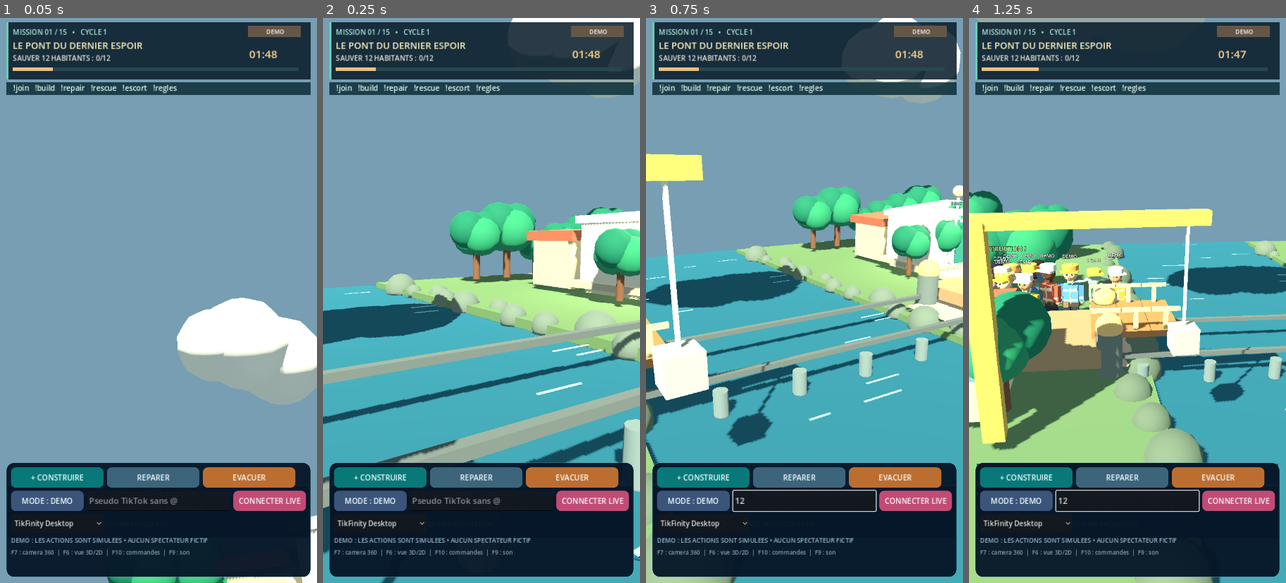
Above: before the commit, frames 1-4 (left to right).
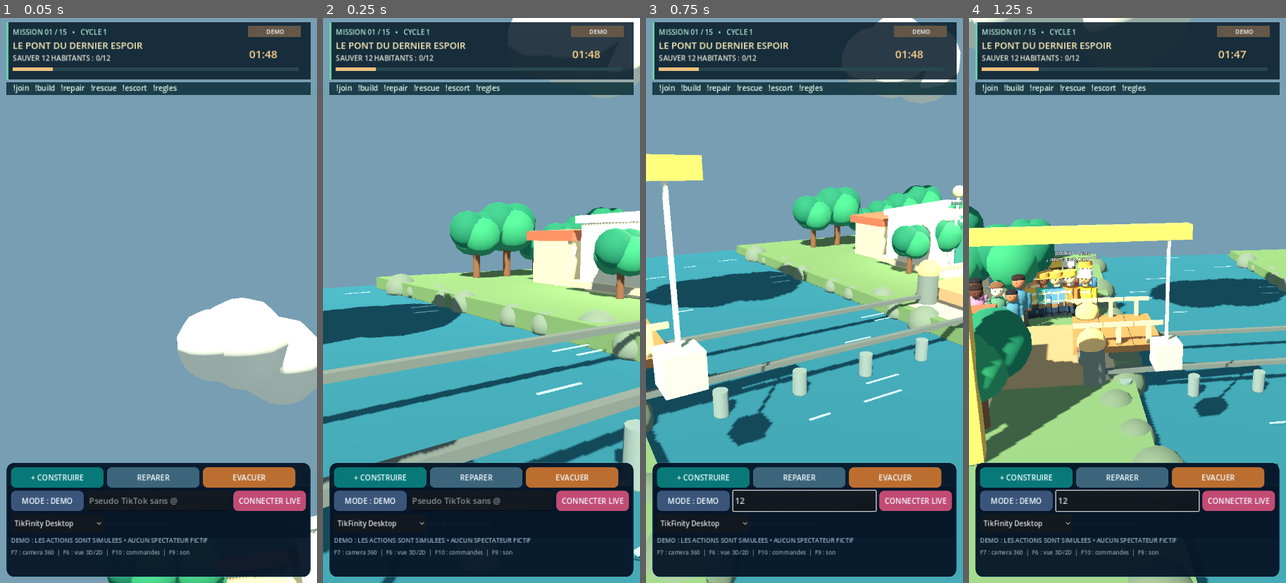
Above: after the commit, the same moments.

Repository: Hsergo/LIVE-BATTLES
Game: Godot game, scene res://main.tscn
Two runs of this game, one before a commit and one after it. Both use one fixed random seed, a clock stepped at 60 frames per second and the inputs below.
Inputs (mouse positions are in pixels of both pictures, inside the frame that each line leads up to):
- Up to frame 1 (0.05 s): no input
- Up to frame 2 (0.25 s): no input
- Up to frame 3 (0.75 s): click (804, 498) at 0.52 s; type "12" at 0.6 s
- Up to frame 4 (1.25 s): no input

Frame 1 is identical in both runs. In frame 2, 1.9% of the frame differs, in the area x 16-100%, y 44-59%; in frame 3, 1.5%; in frame 4, 28%, in the area x 0-100%, y 0-100%.

Commit message:
art(world): grounded terrain, separated worker/civilian zones and collision-safe bridge escort spacing

Diff:
--- a/rescue/game/scripts/world_3d.gd
+++ b/rescue/game/scripts/world_3d.gd
@@ -182,11 +182,11 @@
 	last_saved = 0
 	# Generous terrain so full orbit never reveals a void.
 	_box(terrain,Vector3(0,-2.4,0),Vector3(52,2.5,48),Color("#4b805d"))
-	_box(terrain,Vector3(-15.0,-0.85,0),Vector3(19,1.25,39),Color("#688e64"))
-	_box(terrain,Vector3(15.0,-0.85,0),Vector3(19,1.25,39),Color("#64895e"))
+	_box(terrain,Vector3(-15.0,-0.55,0),Vector3(19,1.25,39),Color("#688e64"))
+	_box(terrain,Vector3(15.0,-0.55,0),Vector3(19,1.25,39),Color("#64895e"))
 	# Static collision banks do not depend on render visibility.
-	_collider(terrain,Vector3(-15.0,-0.85,0),Vector3(19,1.25,39))
-	_collider(terrain,Vector3(15.0,-0.85,0),Vector3(19,1.25,39))
+	_collider(terrain,Vector3(-15.0,-0.55,0),Vector3(19,1.25,39))
+	_collider(terrain,Vector3(15.0,-0.55,0),Vector3(19,1.25,39))
 	water = _box(terrain,Vector3(0,-0.68,0),Vector3(11.5,0.18,42),Color("#286d83"))
 	# Riverbanks and rocks, with small irregular geometry.
 	for i in range(24):
@@ -544,12 +544,10 @@
 	return limbs
 
 func _worker_position(slot: int) -> Vector3:
-	# Group the team inside the camera's readable area instead of far away.
-	var row := int(slot / 8)
-	var col := slot % 8
-	var x := -12.4 + float(col)*0.84
-	var z := -2.85 + float(row)*0.90
-	return Vector3(x,0.16,z)
+	# Keep the crew on the west bank, separate from the civilians' shelter.
+	var row := int(slot / 6)
+	var col := slot % 6
+	return Vector3(-10.25+float(col)*0.71,0.13,-6.4+float(row)*1.55)
 
 func _sync_workers() -> void:
 	if state == null:
@@ -671,7 +669,7 @@
 				if site == "bridge" and not escort.is_empty() and civilians != null:
 					var person_index := int(escort.get("person_index",-1))
 					var civilian_pos: Vector3 = civilians.call("evacuee_position",person_index)
-					target = civilian_pos+Vector3(-0.90,0.0,-0.72)
+					target = civilian_pos+Vector3(-0.70,0.0,0.43)
 				elif site in ["dike","dam"]:
 					target = Vector3(-7.3,0.16,9.0+float(int(actor["slot"])%3)*0.69)
 				elif site == "lighthouse":
@@ -864,7 +862,7 @@
 	waiting_camp.name = "EvacuationAssemblyPoint"
 	terrain.add_child(waiting_camp)
 	waiting_camp.position = Vector3(-13.5,0.10,-2.3)
-	_box(waiting_camp,Vector3(0,0.12,0),Vector3(5.7,0.18,4.3),Color("#acb39d"))
+	_box(waiting_camp,Vector3(0,-0.035,0),Vector3(5.7,0.09,4.3),Color("#acb39d"))
 	for x in [-2.0,2.0]:
 		_cylinder(waiting_camp,Vector3(x,0.85,1.82),0.06,1.55,Color("#deb875"))
 	_box(waiting_camp,Vector3(0,1.25,1.80),Vector3(4.35,0.11,0.12),Color("#e9cc84"))
